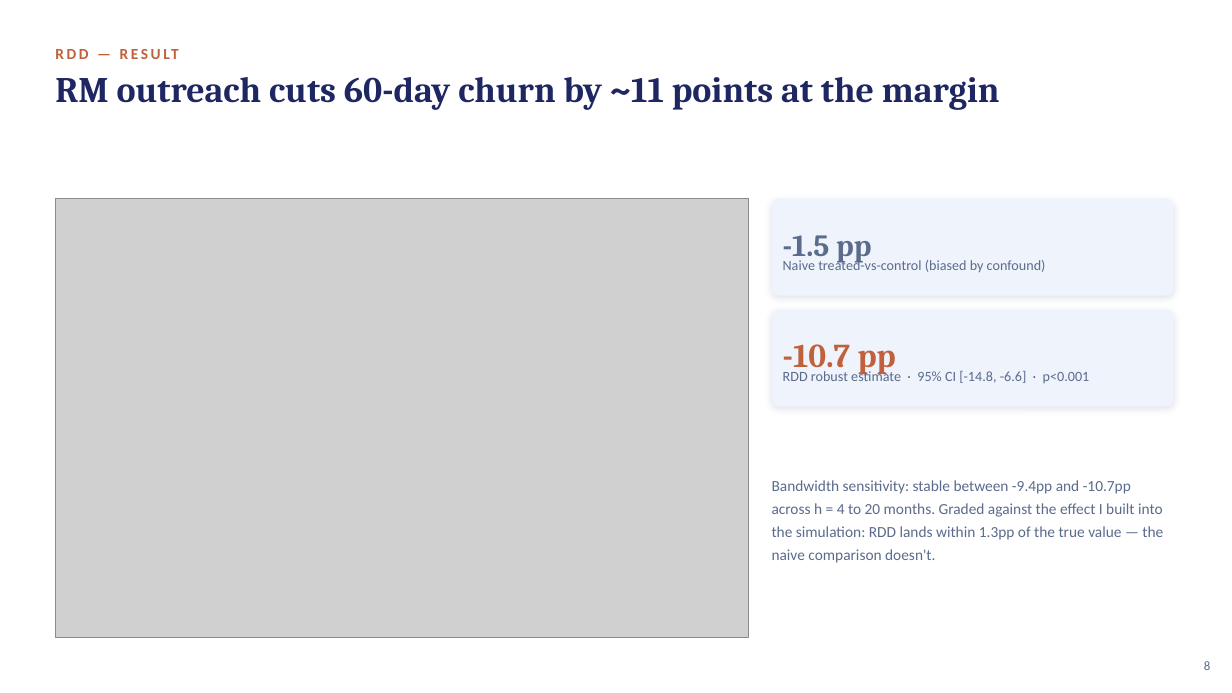
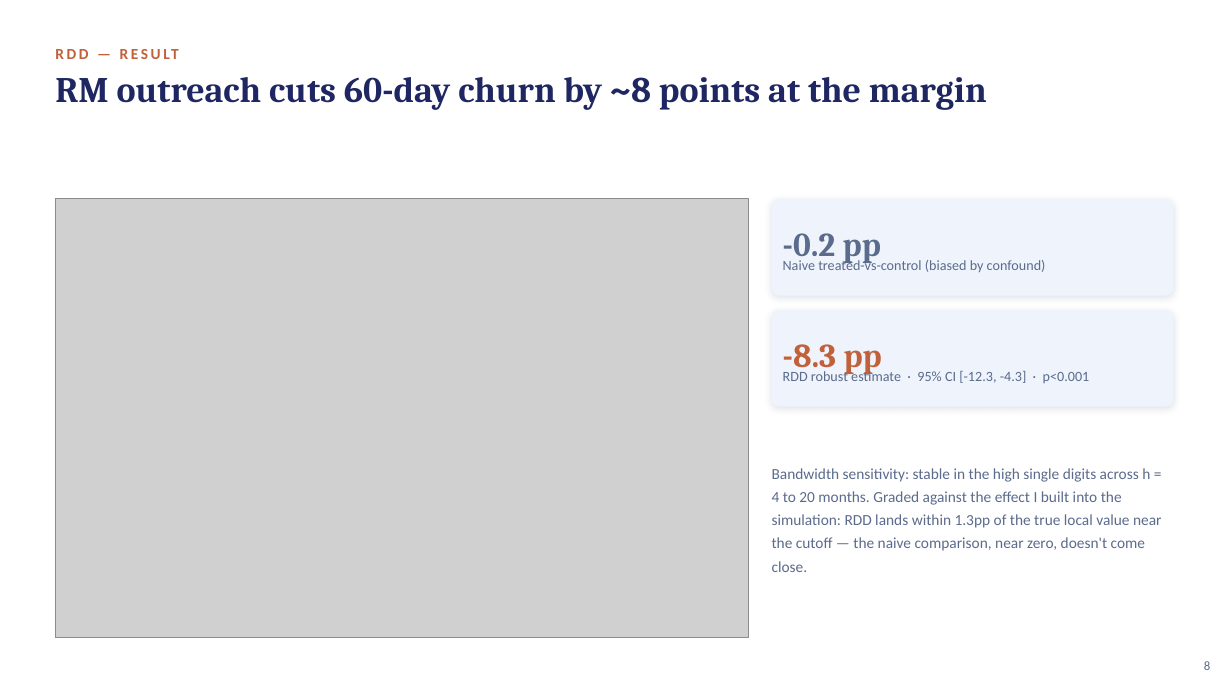
Before and after one commit to crystal1361/DDA-Retention, a slide deck: slide 8 of deck/vanguard_dda_deck.pptx. Drawn at 1232x693 pixels with LibreOffice and Linux fonts; fonts in the diff are those of the drawing; grey boxes stand for pictures. Boxes give left, top, right and bottom in pixels: in the first picture for what was removed or moved away, otherwise in the second. Text is boxed around its words. In the diff, an @@ line names an element or a change of style, - is before the commit and + after.

```diff
--- a/deck/vanguard_dda_deck.pptx
+++ b/deck/vanguard_dda_deck.pptx
@@ text "RDD — RESULT": place and size @@
-text "RDD — RESULT" at <box>869,527,896,537</box>
+text "RDD — RESULT" at <box>845,515,872,525</box>
@@ text at <box>55,77,987,110</box>: text changed @@
-RM outreach cuts 60-day churn by ~11 points at the margin
+RM outreach cuts 60-day churn by ~8 points at the margin
@@ text at <box>783,233,881,263</box>: text changed; size 24 to 26 pt @@
--1.5 pp
+-0.2 pp
@@ text at <box>783,344,882,374</box>: text changed @@
--10.7 pp
+-8.3 pp
@@ text at <box>783,369,1090,383</box>: text changed @@
-RDD robust estimate · 95% CI [-14.8, -6.6] · p<0.001
+RDD robust estimate · 95% CI [-12.3, -4.3] · p<0.001
@@ text at <box>772,468,1161,572</box>: text changed @@
-Bandwidth sensitivity: stable between -9.4pp and -10.7pp across h = 4 to 20 months. Graded against the effect I built into the simulation: RDD lands within 1.3pp of the true value — the naive comparison doesn't.
+Bandwidth sensitivity: stable in the high single digits across h = 4 to 20 months. Graded against the effect I built into the simulation: RDD lands within 1.3pp of the true local value near the cutoff — the naive comparison, near zero, doesn't come close.
```
Also in this commit, not shown: 10 other slides changed, 8 slides added, 6 slides removed, 4 other files.
